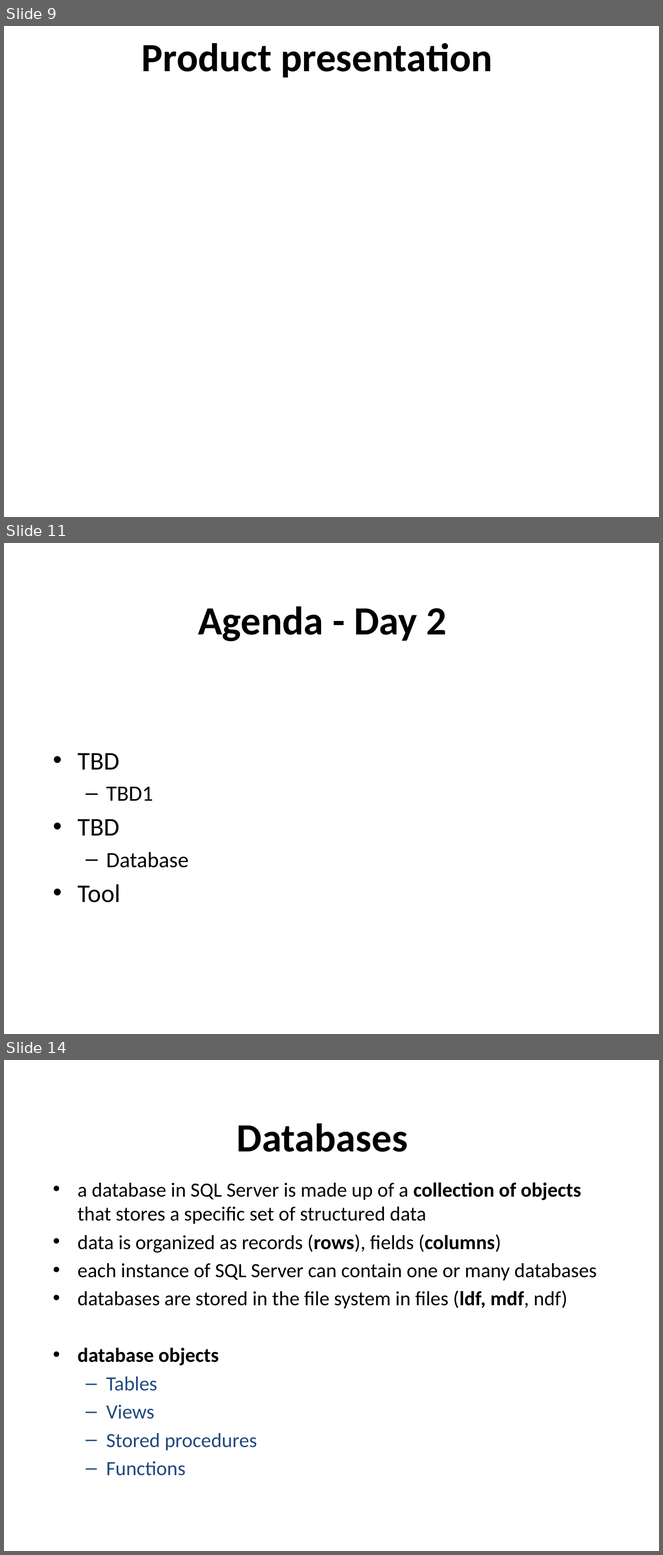
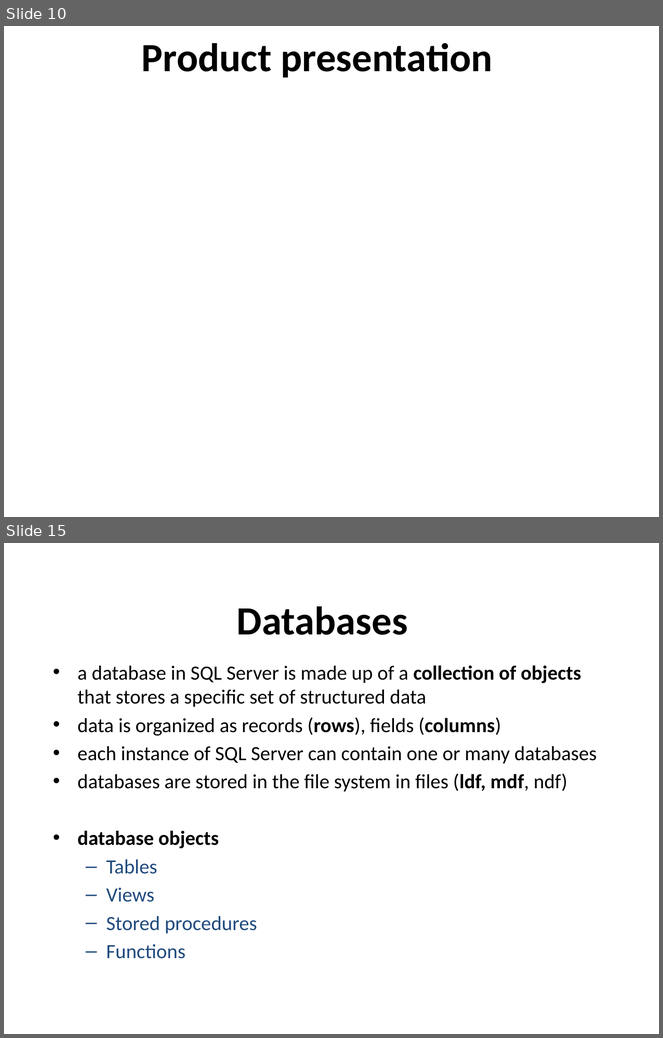
Before and after one commit to Flu10/Zero2Hero2016, a slide deck: presentation/SQL Z2H 2016.pptx. Shown one above the other, each under a label of ours: slides 9, 11 and 14 before the commit, slides 10 and 15 after it; the slides between them are not shown. The pictures are 663x1555 and 663x1038 pixels, drawn with LibreOffice and Linux fonts; fonts in the diff are those of the drawing; background and template pictures are left out. Boxes give left, top, right and bottom in pixels: in the first picture for what was removed or moved away, otherwise in the second. Text is boxed around its words. In the diff, an @@ line names an element or a change of style, - is before the commit and + after.

```diff
--- a/presentation/SQL Z2H 2016.pptx
+++ b/presentation/SQL Z2H 2016.pptx
@@ slide 11 removed at [4,543,659,1034], background picture (left out) @@
@@ title removed at [198,606,447,641] @@
-Agenda - Day 2
@@ text removed at [77,753,189,903] @@
-• TBD
-  – TBD1
-• TBD
-  – Database
-• Tool
@@ what was slide 9 is now slide 10 @@
@@ what was slide 14 is now slide 15 @@
```
Also in this commit, not shown: 5 slides changed, 5 slides added, 2 other slides removed.
